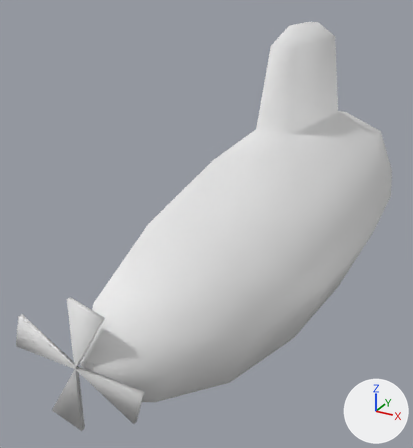
Renders of the Blender file gfx/atlas.blend from each side of a commit.
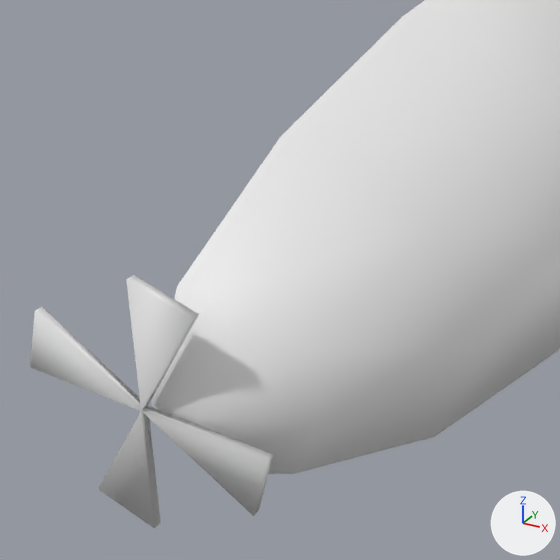
Each version appears first whole from a camera (50 mm lens) standing at (2.27, -5.44, 2.42) and looking at (-0.28, -0.8, 0.1), and next in a close-up on the part from 0% to 72% of the width and 34% to 100% of the height. The axes (+X, +Y, +Z) are drawn at lower right. The lights are the same throughout.
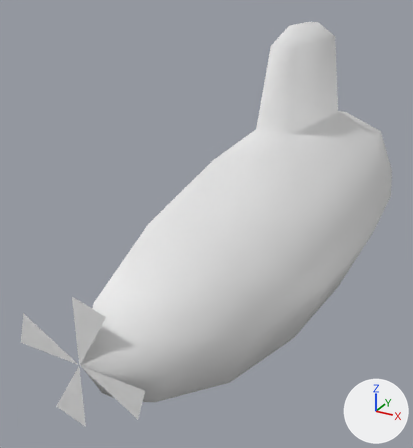
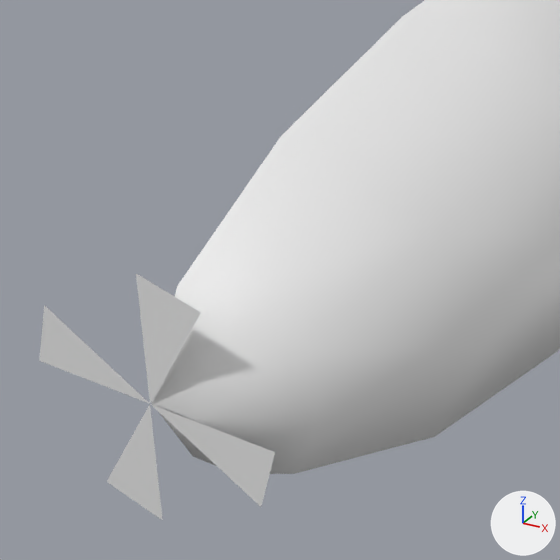
What differs and where, as boxes (x1, y1, x2, y2) in the close-ups (560 x 560 px):
'Circle.001', reshaped, moved: before (30, 275, 273, 529); after (39, 274, 275, 520)
part 1 of me_circle_001, deleted: before (35, 275, 273, 528)

The change, as a diff of the scene's bpy script:
```diff
--- a/gfx/atlas.blend.py
+++ b/gfx/atlas.blend.py
@@ me_circle_001 @@
 # used by ob_circle_001; location = (0.0, -3.067, 0.0); rotation_euler = (1.571, 0.0, 0.0), in degrees (90, 0, 0); scale = (0.537, 0.537, 0.537)
-me_circle_001.from_pydata(...)  # 18 vertices, 20 faces; spans x -1.0..1.0, y -1.0..1.0, z 0.05..0.12
+me_circle_001.from_pydata(...)  # 9 vertices, 4 faces; spans x -1.0..1.0, y -1.0..1.0, z 0.12
+# me_circle_001 part 1
+# 9 vertices are removed from x -1.0..1.0, y -1.0..1.0, z 0.05
+# 16 faces are deleted
@@ ob_circle_001 @@
 ob_circle_001 = bpy.data.objects.new('Circle.001', me_circle_001)
-ob_circle_001.location = (0.0, -3.067, 0.0)
+ob_circle_001.location = (0.0, -3.02, 0.0)
 ob_circle_001.rotation_euler = (1.571, 0.0, 0.0)  # degrees (90, 0, 0)
```
